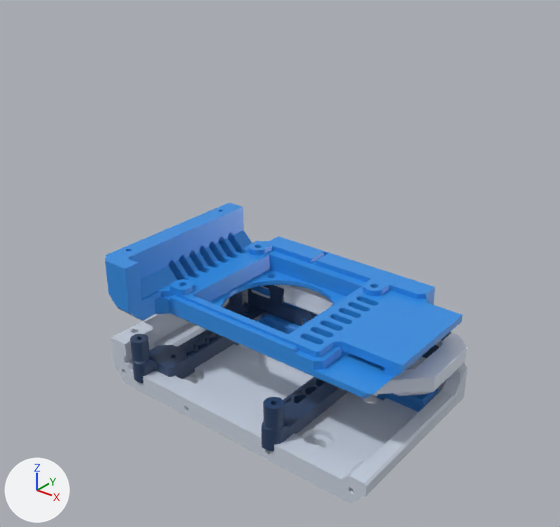
A saved change to the glTF model 3d-viewer/models/XDrive_V7_ExplodedAssembly.glb.
Both versions are drawn from a 50 mm lens placed at (0.1335, -0.1752, 0.156), pointed at (-0.0096, 0.0036, 0.0451). Arrows for +X, +Y and +Z are at lower left; the lights stay in place. The picture after the commit comes second.

In view in the first picture: '01 Base tray', '02 Rear I-O wall', '03 Upper U trim', '04 Internal board carrier', '05 Ventilated upper plate'.
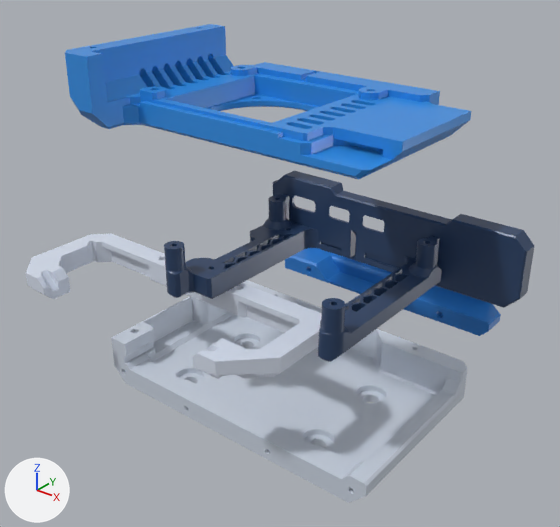
The edits, one by one:
Object '02 Rear I-O wall' (ob_02_rear_i_o_wall) moves from (-0.003, 0.0204, 0.0176) to (-0.003, 0.0654, 0.0256).
Object '03 Upper U trim' (ob_03_upper_u_trim) moves from (-0.003, 0.0106, 0.0214) to (-0.028, -0.0314, 0.0394).
Object '04 Internal board carrier' (ob_04_internal_board_carrier) moves from (-0.003, -0.0018, 0.0152) to (0.017, -0.0018, 0.0552).
Object '05 Ventilated upper plate' (ob_05_ventilated_upper_plate) moves from (-0.003, -0.0012, 0.0386) to (-0.0056, -0.0052, 0.1036).

Where the change shows, as pixel boxes (x1, y1, x2, y2) in the pictures (560 x 527 px):
'05 Ventilated upper plate', moved
    before: (105, 203, 463, 399)
    after: (65, 24, 471, 180)
'04 Internal board carrier', moved
    before: (130, 285, 451, 451)
    after: (164, 171, 534, 362)
'03 Upper U trim', moved
    before: (261, 285, 467, 396)
    after: (26, 233, 322, 379)
'02 Rear I-O wall', moved (mostly hidden before)
    before: (223, 286, 439, 412)
    after: (285, 248, 501, 336)
